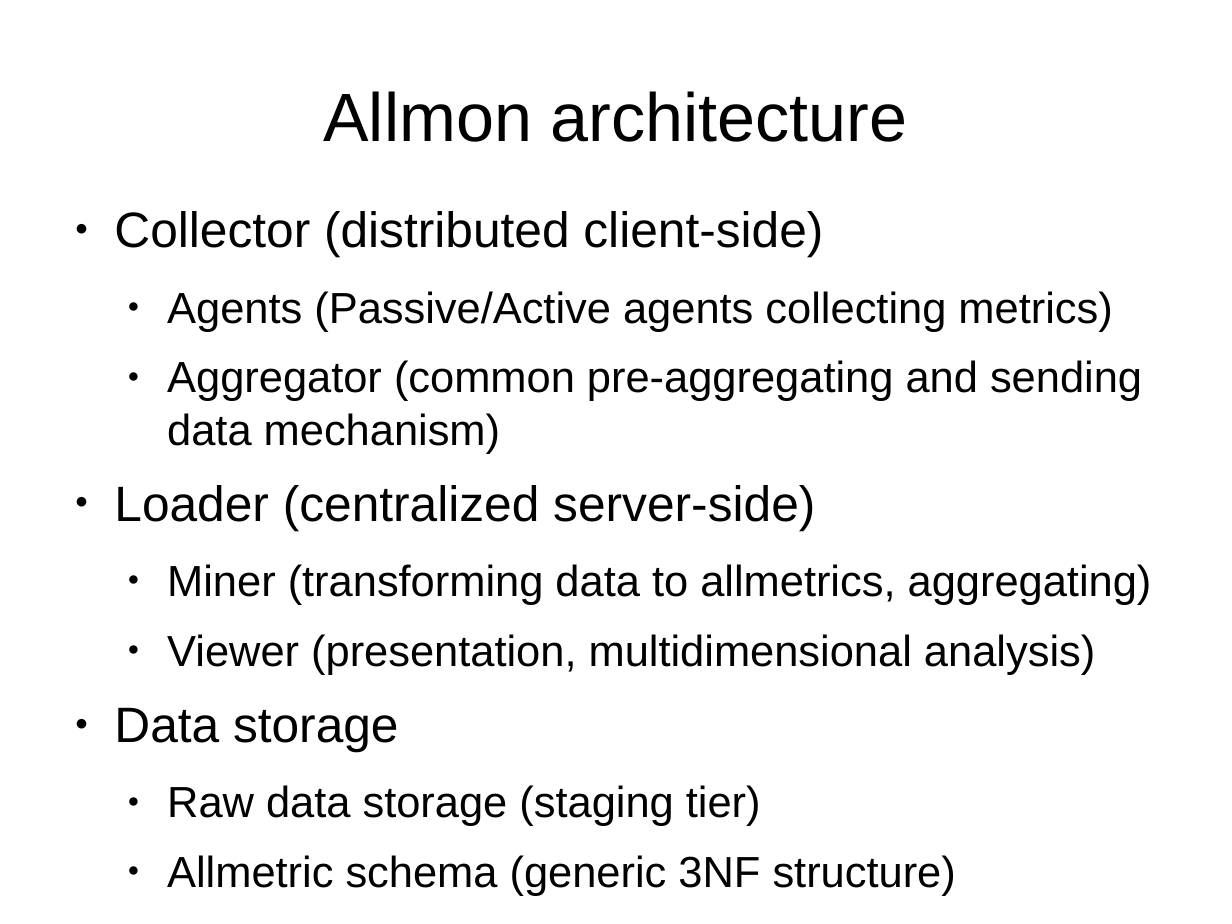
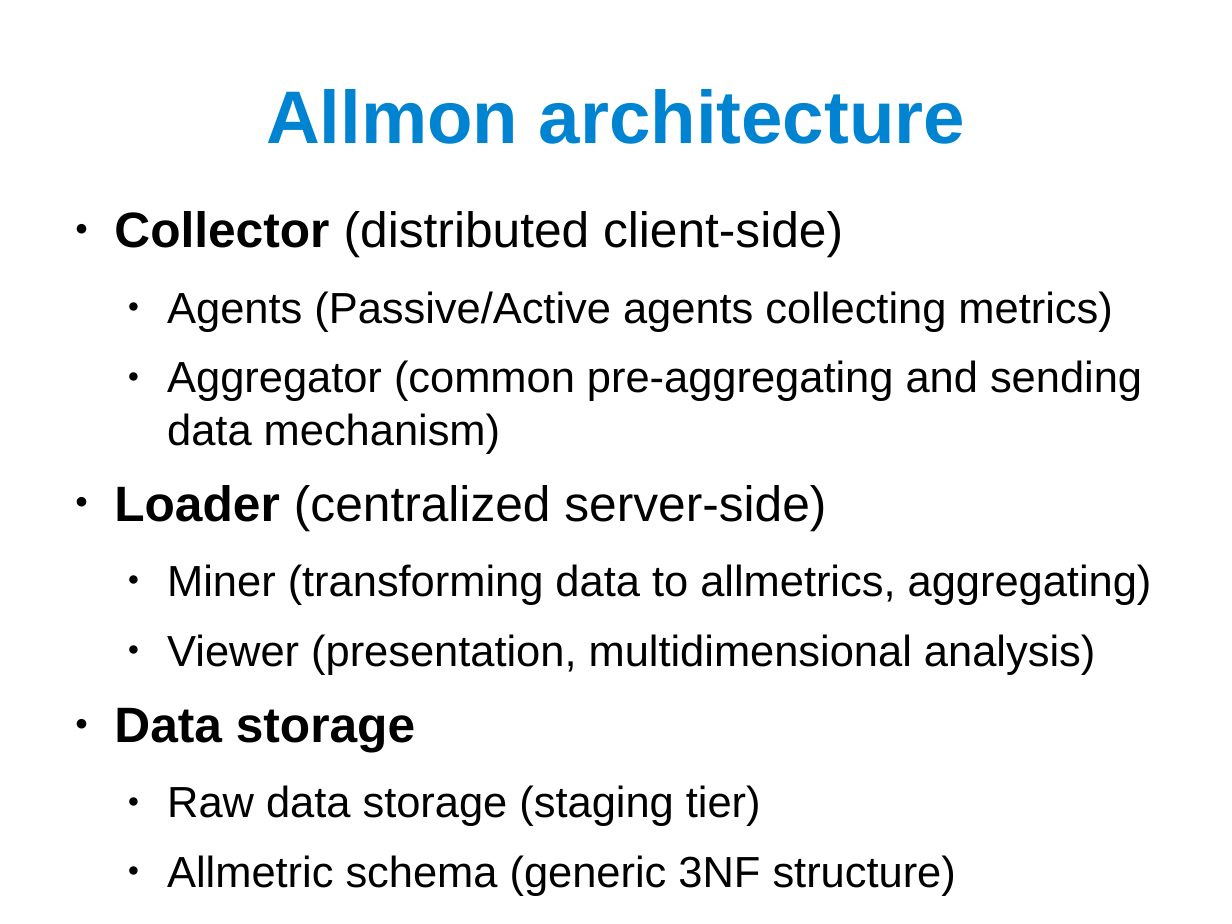
Before and after one commit to potatofantasy/allmon, a slide deck: slide 6 of wiki/allmon-introduction-v0.1.0.odp. Drawn at 1232x924 pixels with LibreOffice and Linux fonts; fonts in the diff are those of the drawing. Boxes give left, top, right and bottom in pixels: in the first picture for what was removed or moved away, otherwise in the second. Text is boxed around its words. In the diff, an @@ line names an element or a change of style, - is before the commit and + after.

Commit message:
Changes to short introduction to allmon

```diff
--- a/wiki/allmon-introduction-v0.1.0.odp
+++ b/wiki/allmon-introduction-v0.1.0.odp
@@ title "Allmon architecture" at [266, 89, 965, 144]: size 44 to 48 pt, text colour #000000 to #0084D1, bold on @@
@@ text at [114, 211, 843, 751]: bold on in "Collector", "Loader", "Data storage" @@
```
Also in this commit, not shown: 10 other slides changed, 2 other files.
